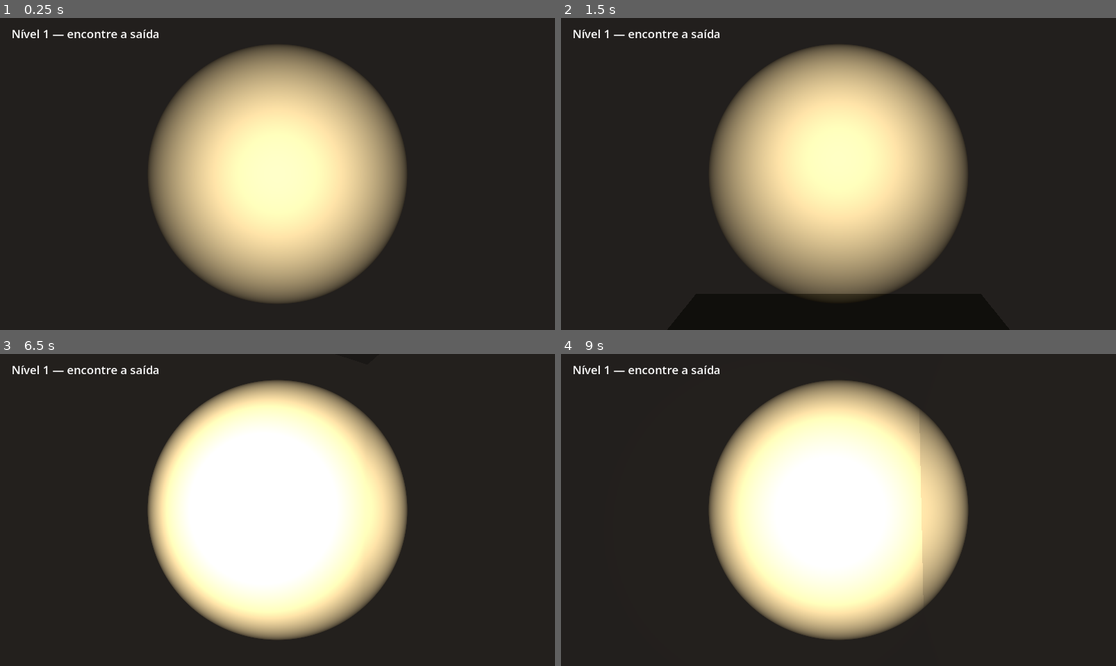
Above: before the commit, frames 1-4 (two rows, left to right).
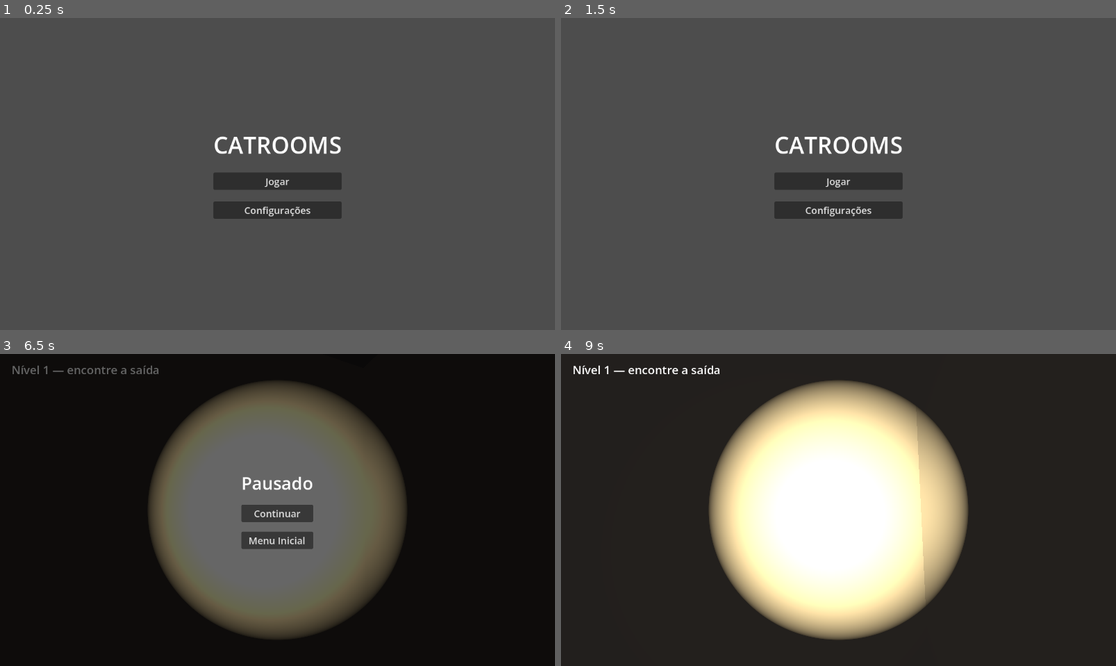
Above: after the commit, the same moments.

Repository: Deustavo/catrooms
Game: Godot game, scene res://src/ui/menu/main_menu.tscn
Two runs of this game, one before a commit and one after it. Both use one fixed random seed, a clock stepped at 60 frames per second and the inputs below. Before the commit the project starts from res://src/levels/main.tscn.
Inputs (mouse positions are in pixels of both pictures, inside the frame that each line leads up to):
- Up to frame 1 (0.25 s): no input
- Up to frame 2 (1.5 s): click (838, 211) at 0.5 s, where only the run after the commit has a clickable "Configurações"; click (838, 208) at 1.25 s, where only the run after the commit has a clickable "Voltar"
- Up to frame 3 (6.5 s): click (277, 516) at 2 s, where only the run after the commit has a clickable "Jogar"; tap Enter at 2.75, 4.25, 5.75 s; move the mouse to (305, 510) at 2.77 s; hold Shift (sprint) 2.78-3.53 s; hold W (move_forward) from 2.78 s (still down); tap Space (jump) at 3.02, 3.5, 3.77, 5, 5.27, 6.02 s; move the mouse to (249, 510) at 3.52 s; tap Shift (sprint) at 3.6, 5.1 s; move the mouse to (288, 503) at 4.27 s; hold Shift (sprint) 4.28-5.03 s; move the mouse to (271, 516) at 5.02 s; move the mouse to (316, 513) at 5.77 s; hold Shift (sprint) from 5.78 s (still down); tap Escape (ui_cancel) at 6.4 s
- Up to frame 4 (9 s): release W (move_forward) at 6.5 s; release Shift (sprint) at 6.5 s; click (838, 513) at 6.5 s, where only the run after the commit has a clickable "Continuar"; tap Space (jump) at 7.25, 7.52 s; move the mouse to (794, 506) at 7.27 s; hold W (move_forward) 7.28-8.78 s; tap Shift (sprint) at 7.35, 8.85 s; move the mouse to (844, 510) at 8.02 s; hold Shift (sprint) 8.03-8.78 s; move the mouse to (816, 503) at 8.77 s; hold D (move_right) from 8.78 s (still down)

The runs differ from the first frame. In frame 1, 98% of the frame differs, in the area x 0-100%, y 0-100%; in frame 2, 98%; in frame 3, 31%; in frame 4, 0.1%.

Commit message:
Adiciona menu inicial, tela de configurações e menu de pausa
Menu inicial (CATROOMS) com Jogar/Configurações vira a cena principal;
configurações permite ajustar a sensibilidade da câmera via GameManager,
propagada ao Player em tempo real. ESC agora pausa o jogo com opção de
voltar ao menu inicial, substituindo o antigo atalho que só soltava o mouse.

Co-Authored-By: Claude Sonnet 5 <noreply@anthropic.com>

Diff:
--- a/project.godot
+++ b/project.godot
@@ -15,7 +15,7 @@
 [application]
 
 config/name="Catrooms"
-run/main_scene="res://src/levels/main.tscn"
+run/main_scene="res://src/ui/menu/main_menu.tscn"
 config/features=PackedStringArray("4.7", "Forward Plus")
 
 [autoload]
--- a/src/autoload/events.gd
+++ b/src/autoload/events.gd
@@ -7,3 +7,6 @@
 
 ## Emitido quando o jogador alcança a saída do labirinto.
 signal exit_reached
+
+## Emitido quando a sensibilidade da câmera é alterada nas configurações.
+signal mouse_sensitivity_changed(value: float)
--- a/src/autoload/game_manager.gd
+++ b/src/autoload/game_manager.gd
@@ -5,9 +5,11 @@
 const BASE_MAZE_SIZE := 6
 const SIZE_GROWTH_PER_LEVEL := 2
 const MAX_MAZE_SIZE := 21
+const DEFAULT_MOUSE_SENSITIVITY := 0.004
 
 var current_level := 1
 var rng := RandomNumberGenerator.new()
+var mouse_sensitivity := DEFAULT_MOUSE_SENSITIVITY
 
 
 func _ready() -> void:
@@ -29,3 +31,8 @@
 func _on_exit_reached() -> void:
 	current_level += 1
 	Events.level_started.emit(current_level)
+
+
+func set_mouse_sensitivity(value: float) -> void:
+	mouse_sensitivity = value
+	Events.mouse_sensitivity_changed.emit(value)
--- a/src/levels/main.tscn
+++ b/src/levels/main.tscn
@@ -1,9 +1,10 @@
-[gd_scene load_steps=6 format=3]
+[gd_scene load_steps=7 format=3]
 
 [ext_resource type="Script" path="res://src/levels/main.gd" id="1_main"]
 [ext_resource type="Script" path="res://src/maze/maze_builder.gd" id="2_builder"]
 [ext_resource type="PackedScene" path="res://src/player/player.tscn" id="3_player"]
 [ext_resource type="Script" path="res://src/ui/hud.gd" id="4_hud"]
+[ext_resource type="PackedScene" path="res://src/ui/menu/pause_menu.tscn" id="5_pause"]
 
 [sub_resource type="Environment" id="Environment_main"]
 background_mode = 1
@@ -37,3 +38,5 @@
 offset_bottom = 56.0
 theme_override_font_sizes/font_size = 24
 text = "Nível 1 — encontre a saída"
+
+[node name="PauseMenu" parent="." instance=ExtResource("5_pause")]
--- a/src/player/player.gd
+++ b/src/player/player.gd
@@ -19,13 +19,13 @@
 
 func _ready() -> void:
 	Input.mouse_mode = Input.MOUSE_MODE_CAPTURED
+	mouse_sensitivity = GameManager.mouse_sensitivity
+	Events.mouse_sensitivity_changed.connect(_on_mouse_sensitivity_changed)
 
 
 func _unhandled_input(event: InputEvent) -> void:
 	if event is InputEventMouseMotion and Input.mouse_mode == Input.MOUSE_MODE_CAPTURED:
 		_apply_mouse_look(event.relative)
-	elif event.is_action_pressed("ui_cancel"):
-		Input.mouse_mode = Input.MOUSE_MODE_VISIBLE
 	elif event is InputEventMouseButton and event.pressed \
 			and Input.mouse_mode != Input.MOUSE_MODE_CAPTURED:
 		Input.mouse_mode = Input.MOUSE_MODE_CAPTURED
@@ -54,6 +54,10 @@
 	velocity = Vector3.ZERO
 
 
+func _on_mouse_sensitivity_changed(value: float) -> void:
+	mouse_sensitivity = value
+
+
 func _apply_mouse_look(relative: Vector2) -> void:
 	rotate_y(-relative.x * mouse_sensitivity)
 	_head.rotate_x(-relative.y * mouse_sensitivity)
--- /dev/null
+++ b/src/ui/menu/main_menu.gd
@@ -0,0 +1,19 @@
+extends Control
+## Menu inicial: título do jogo e navegação para jogar ou configurar.
+
+@onready var _play_button: Button = %PlayButton
+@onready var _settings_button: Button = %SettingsButton
+
+
+func _ready() -> void:
+	Input.mouse_mode = Input.MOUSE_MODE_VISIBLE
+	_play_button.pressed.connect(_on_play_pressed)
+	_settings_button.pressed.connect(_on_settings_pressed)
+
+
+func _on_play_pressed() -> void:
+	get_tree().change_scene_to_file("res://src/levels/main.tscn")
+
+
+func _on_settings_pressed() -> void:
+	get_tree().change_scene_to_file("res://src/ui/menu/settings_menu.tscn")
--- /dev/null
+++ b/src/ui/menu/main_menu.tscn
@@ -0,0 +1,43 @@
+[gd_scene load_steps=2 format=3]
+
+[ext_resource type="Script" path="res://src/ui/menu/main_menu.gd" id="1_menu"]
+
+[node name="MainMenu" type="Control"]
+layout_mode = 3
+anchors_preset = 15
+anchor_right = 1.0
+anchor_bottom = 1.0
+grow_horizontal = 2
+grow_vertical = 2
+script = ExtResource("1_menu")
+
+[node name="CenterContainer" type="CenterContainer" parent="."]
+layout_mode = 1
+anchors_preset = 15
+anchor_right = 1.0
+anchor_bottom = 1.0
+grow_horizontal = 2
+grow_vertical = 2
+
+[node name="VBoxContainer" type="VBoxContainer" parent="CenterContainer"]
+layout_mode = 2
+theme_override_constants/separation = 24
+alignment = 1
+
+[node name="Title" type="Label" parent="CenterContainer/VBoxContainer"]
+layout_mode = 2
+theme_override_font_sizes/font_size = 48
+horizontal_alignment = 1
+text = "CATROOMS"
+
+[node name="PlayButton" type="Button" parent="CenterContainer/VBoxContainer"]
+unique_name_in_owner = true
+layout_mode = 2
+theme_override_font_sizes/font_size = 20
+text = "Jogar"
+
+[node name="SettingsButton" type="Button" parent="CenterContainer/VBoxContainer"]
+unique_name_in_owner = true
+layout_mode = 2
+theme_override_font_sizes/font_size = 20
+text = "Configurações"
--- /dev/null
+++ b/src/ui/menu/pause_menu.gd
@@ -0,0 +1,37 @@
+extends CanvasLayer
+## Menu de pausa: ESC alterna a pausa; oferece continuar ou voltar ao menu inicial.
+## process_mode ALWAYS para continuar recebendo input com a árvore pausada.
+
+@onready var _resume_button: Button = %ResumeButton
+@onready var _main_menu_button: Button = %MainMenuButton
+
+
+func _ready() -> void:
+	hide()
+	_resume_button.pressed.connect(_resume)
+	_main_menu_button.pressed.connect(_on_main_menu_pressed)
+
+
+func _unhandled_input(event: InputEvent) -> void:
+	if event.is_action_pressed("ui_cancel"):
+		if get_tree().paused:
+			_resume()
+		else:
+			_pause()
+
+
+func _pause() -> void:
+	get_tree().paused = true
+	Input.mouse_mode = Input.MOUSE_MODE_VISIBLE
+	show()
+
+
+func _resume() -> void:
+	get_tree().paused = false
+	Input.mouse_mode = Input.MOUSE_MODE_CAPTURED
+	hide()
+
+
+func _on_main_menu_pressed() -> void:
+	get_tree().paused = false
+	get_tree().change_scene_to_file("res://src/ui/menu/main_menu.tscn")
--- /dev/null
+++ b/src/ui/menu/pause_menu.tscn
@@ -0,0 +1,47 @@
+[gd_scene load_steps=2 format=3]
+
+[ext_resource type="Script" path="res://src/ui/menu/pause_menu.gd" id="1_pause"]
+
+[node name="PauseMenu" type="CanvasLayer"]
+process_mode = 3
+script = ExtResource("1_pause")
+
+[node name="Dim" type="ColorRect" parent="."]
+layout_mode = 3
+anchors_preset = 15
+anchor_right = 1.0
+anchor_bottom = 1.0
+grow_horizontal = 2
+grow_vertical = 2
+color = Color(0, 0, 0, 0.6)
+
+[node name="CenterContainer" type="CenterContainer" parent="."]
+layout_mode = 3
+anchors_preset = 15
+anchor_right = 1.0
+anchor_bottom = 1.0
+grow_horizontal = 2
+grow_vertical = 2
+
+[node name="VBoxContainer" type="VBoxContainer" parent="CenterContainer"]
+layout_mode = 2
+theme_override_constants/separation = 20
+alignment = 1
+
+[node name="Title" type="Label" parent="CenterContainer/VBoxContainer"]
+layout_mode = 2
+theme_override_font_sizes/font_size = 36
+horizontal_alignment = 1
+text = "Pausado"
+
+[node name="ResumeButton" type="Button" parent="CenterContainer/VBoxContainer"]
+unique_name_in_owner = true
+layout_mode = 2
+theme_override_font_sizes/font_size = 20
+text = "Continuar"
+
+[node name="MainMenuButton" type="Button" parent="CenterContainer/VBoxContainer"]
+unique_name_in_owner = true
+layout_mode = 2
+theme_override_font_sizes/font_size = 20
+text = "Menu Inicial"
--- /dev/null
+++ b/src/ui/menu/settings_menu.gd
@@ -0,0 +1,26 @@
+extends Control
+## Tela de configurações: ajusta a sensibilidade da câmera do jogador.
+
+@onready var _sensitivity_label: Label = %SensitivityLabel
+@onready var _sensitivity_slider: HSlider = %SensitivitySlider
+@onready var _back_button: Button = %BackButton
+
+
+func _ready() -> void:
+	_sensitivity_slider.value = GameManager.mouse_sensitivity
+	_update_label(GameManager.mouse_sensitivity)
+	_sensitivity_slider.value_changed.connect(_on_sensitivity_changed)
+	_back_button.pressed.connect(_on_back_pressed)
+
+
+func _on_sensitivity_changed(value: float) -> void:
+	GameManager.set_mouse_sensitivity(value)
+	_update_label(value)
+
+
+func _on_back_pressed() -> void:
+	get_tree().change_scene_to_file("res://src/ui/menu/main_menu.tscn")
+
+
+func _update_label(value: float) -> void:
+	_sensitivity_label.text = "Sensibilidade da câmera: %.4f" % value
--- /dev/null
+++ b/src/ui/menu/settings_menu.tscn
@@ -0,0 +1,52 @@
+[gd_scene load_steps=2 format=3]
+
+[ext_resource type="Script" path="res://src/ui/menu/settings_menu.gd" id="1_settings"]
+
+[node name="SettingsMenu" type="Control"]
+layout_mode = 3
+anchors_preset = 15
+anchor_right = 1.0
+anchor_bottom = 1.0
+grow_horizontal = 2
+grow_vertical = 2
+script = ExtResource("1_settings")
+
+[node name="CenterContainer" type="CenterContainer" parent="."]
+layout_mode = 1
+anchors_preset = 15
+anchor_right = 1.0
+anchor_bottom = 1.0
+grow_horizontal = 2
+grow_vertical = 2
+
+[node name="VBoxContainer" type="VBoxContainer" parent="CenterContainer"]
+layout_mode = 2
+theme_override_constants/separation = 20
+alignment = 1
+
+[node name="Title" type="Label" parent="CenterContainer/VBoxContainer"]
+layout_mode = 2
+theme_override_font_sizes/font_size = 36
+horizontal_alignment = 1
+text = "Configurações"
+
+[node name="SensitivityLabel" type="Label" parent="CenterContainer/VBoxContainer"]
+unique_name_in_owner = true
+layout_mode = 2
+horizontal_alignment = 1
+text = "Sensibilidade da câmera: 0.0040"
+
+[node name="SensitivitySlider" type="HSlider" parent="CenterContainer/VBoxContainer"]
+unique_name_in_owner = true
+custom_minimum_size = Vector2(320, 0)
+layout_mode = 2
+min_value = 0.001
+max_value = 0.01
+step = 0.0005
+value = 0.004
+
+[node name="BackButton" type="Button" parent="CenterContainer/VBoxContainer"]
+unique_name_in_owner = true
+layout_mode = 2
+theme_override_font_sizes/font_size = 20
+text = "Voltar"
